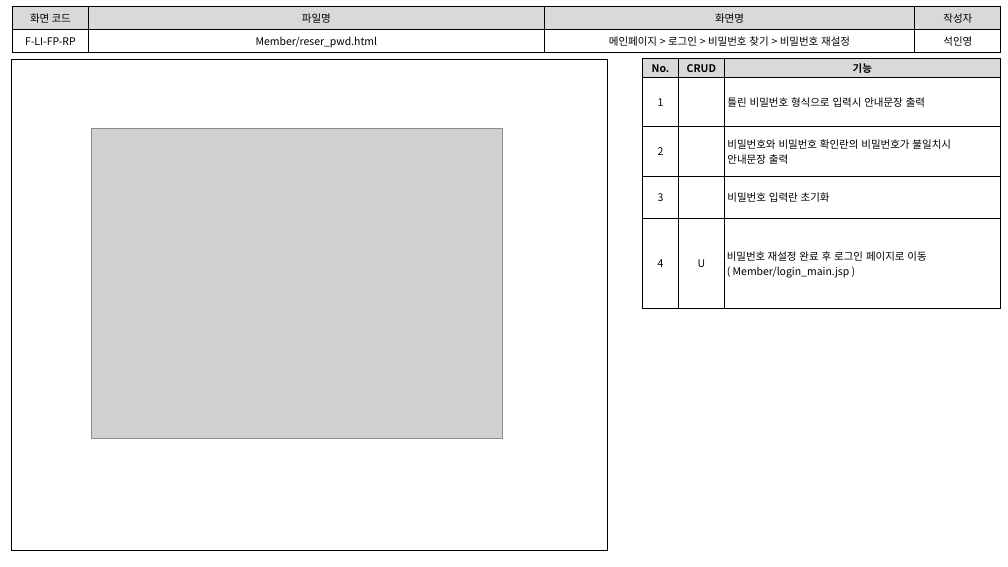
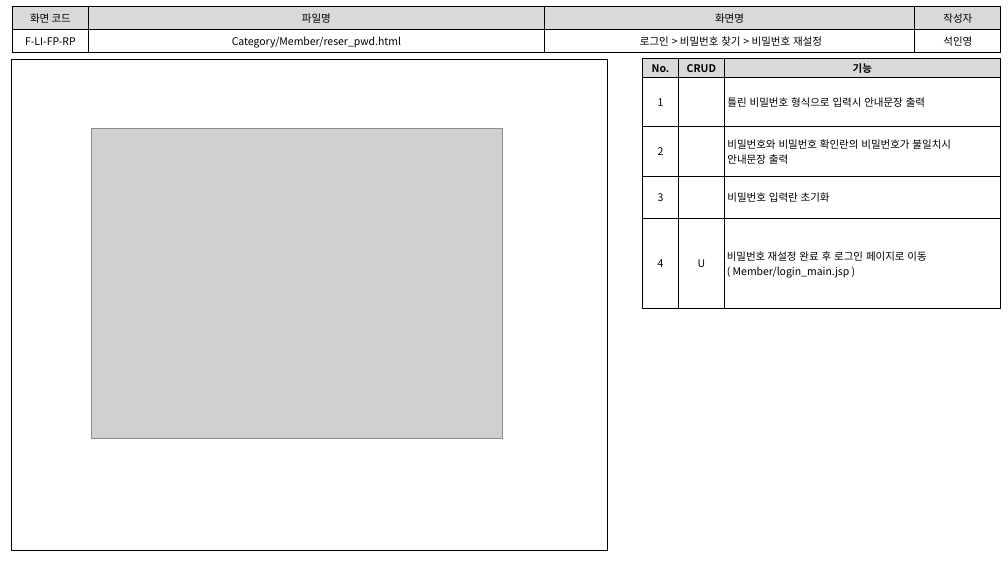
Before and after one commit to index506/cosmo6th_3thGroup, a slide deck: slide 6 of Text/02.화면설계도/3th_Project화면설계도(인영11.07).pptx. Drawn at 1008x567 pixels with LibreOffice and Linux fonts; fonts in the diff are those of the drawing; grey boxes stand for pictures. Boxes give left, top, right and bottom in pixels: in the first picture for what was removed or moved away, otherwise in the second. Text is boxed around its words. In the diff, an @@ line names an element or a change of style, - is before the commit and + after.

```diff
--- a/Text/02.화면설계도/3th_Project화면설계도(인영11.07).pptx
+++ b/Text/02.화면설계도/3th_Project화면설계도(인영11.07).pptx
@@ table at (12, 7, 1001, 52) @@
-row 2, column 2: Member/reser_pwd.html
+row 2, column 2: Category/Member/reser_pwd.html
-row 2, column 3: 메인페이지 > 로그인 > 비밀번호 찾기 > 비밀번호 재설정
+row 2, column 3: 로그인 > 비밀번호 찾기 > 비밀번호 재설정
```
Also in this commit, not shown: 7 other slides changed, 1 other file.
